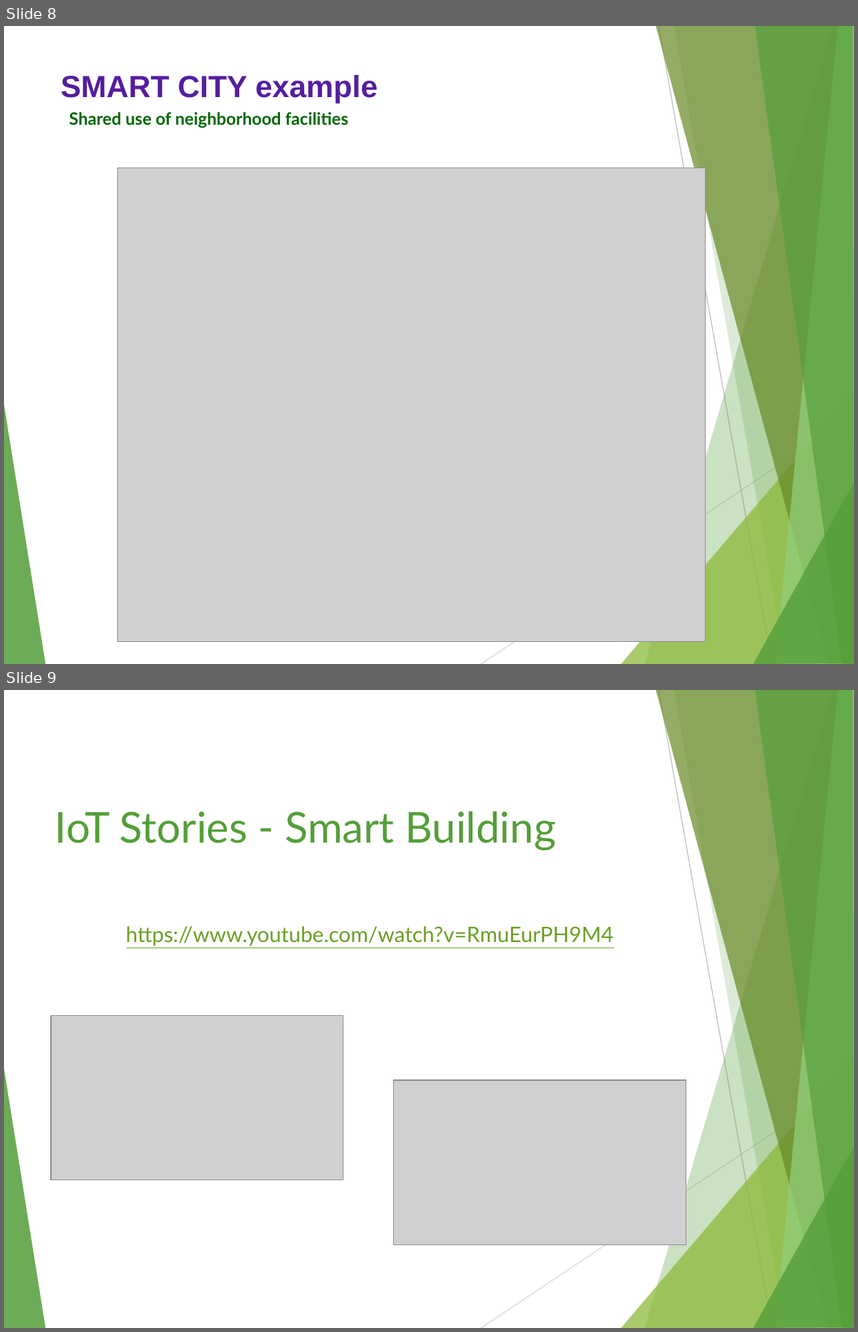
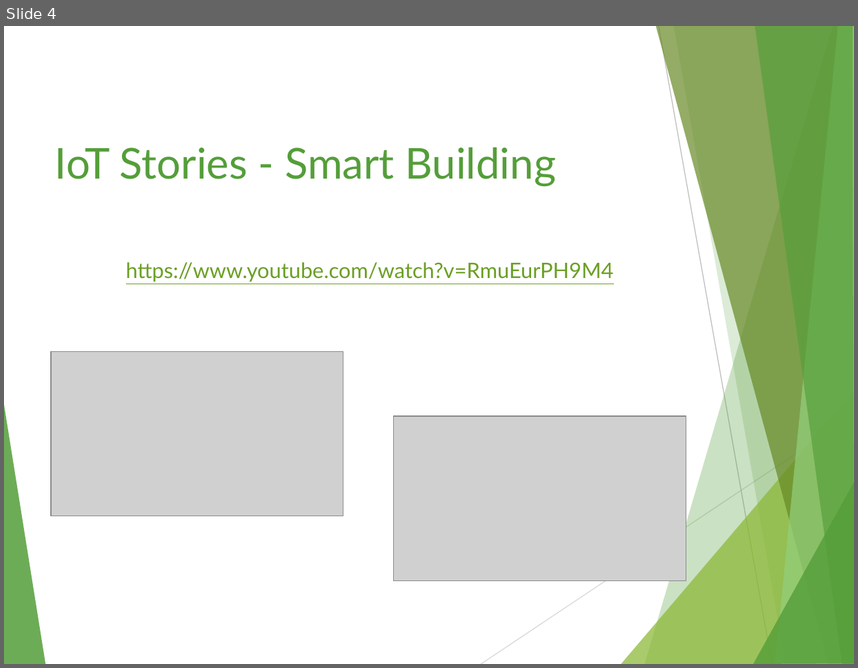
Before and after one commit to Idancw/Arduino-2017S, a slide deck: Presentation/Smart Cities.pptx. Shown one above the other, each under a label of ours: slides 8 and 9 before the commit, slide 4 after it. The pictures are 858x1332 and 858x668 pixels, drawn with LibreOffice and Linux fonts; fonts in the diff are those of the drawing; grey boxes stand for pictures. Boxes give left, top, right and bottom in pixels: in the first picture for what was removed or moved away, otherwise in the second. Text is boxed around its words. In the diff, an @@ line names an element or a change of style, - is before the commit and + after.

```diff
--- a/Presentation/Smart Cities.pptx
+++ b/Presentation/Smart Cities.pptx
@@ slide 8 removed at (x1=4, y1=26, x2=854, y2=664), background #FFFFFF; not listed: 10 template elements that a slide beside it also shows @@
@@ text removed at (x1=61, y1=75, x2=377, y2=103) @@
-SMART CITY example
@@ title removed at (x1=69, y1=112, x2=349, y2=128) @@
-Shared use of neighborhood facilities
@@ picture removed at (x1=117, y1=168, x2=705, y2=641) @@
@@ what was slide 9 is now slide 4 @@
```
Also in this commit, not shown: 2 slides changed, 1 slide added, 5 other slides removed.
